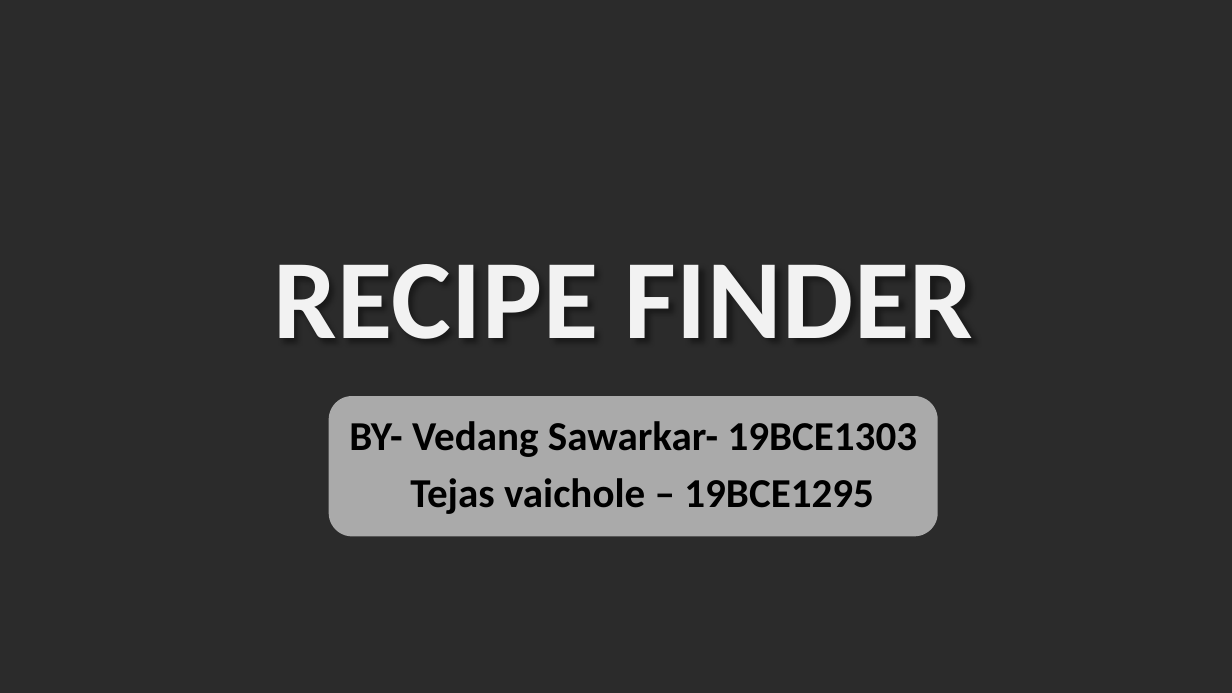
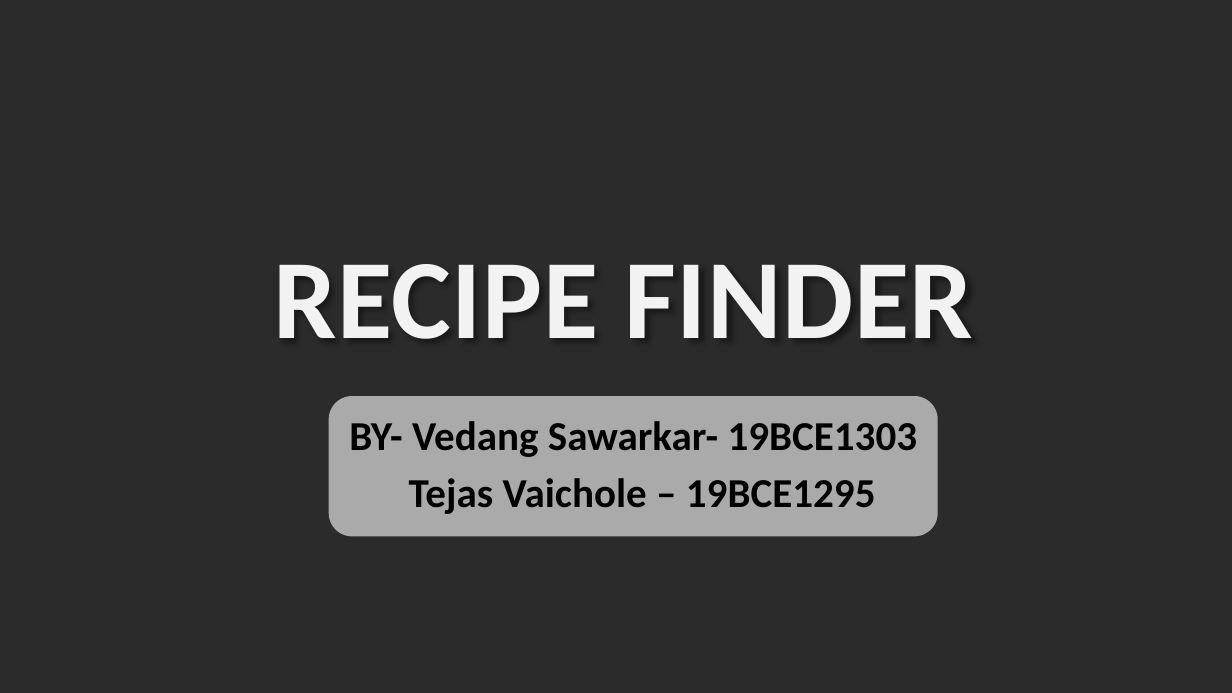
Before and after one commit to TejasV58/RECIPE_FINDER, a slide deck: slide 1 of IWP Review 1 -RECIPE FINDER.pptx. Drawn at 1232x693 pixels with LibreOffice and Linux fonts; fonts in the diff are those of the drawing; background and template pictures are left out; a plain dark background stands for a picture behind light text. Boxes give left, top, right and bottom in pixels: in the first picture for what was removed or moved away, otherwise in the second. Text is boxed around its words. In the diff, an @@ line names an element or a change of style, - is before the commit and + after.

```diff
--- a/IWP Review 1 -RECIPE FINDER.pptx
+++ b/IWP Review 1 -RECIPE FINDER.pptx
@@ subtitle at (x1=409, y1=478, x2=876, y2=514): text changed @@
-Tejas vaichole – 19BCE1295
+Tejas Vaichole – 19BCE1295
```
Also in this commit, not shown: 2 other slides changed.
